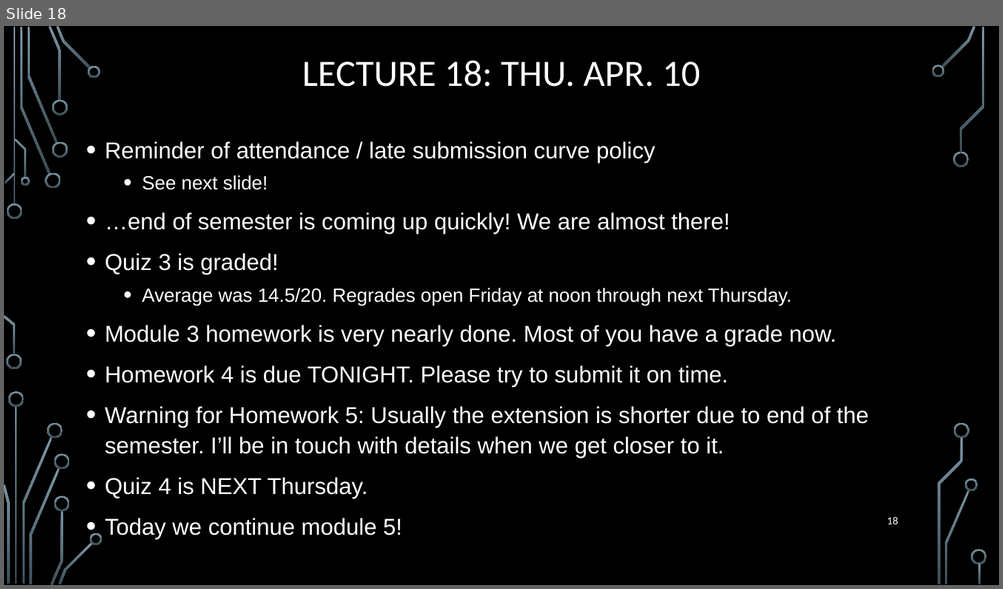
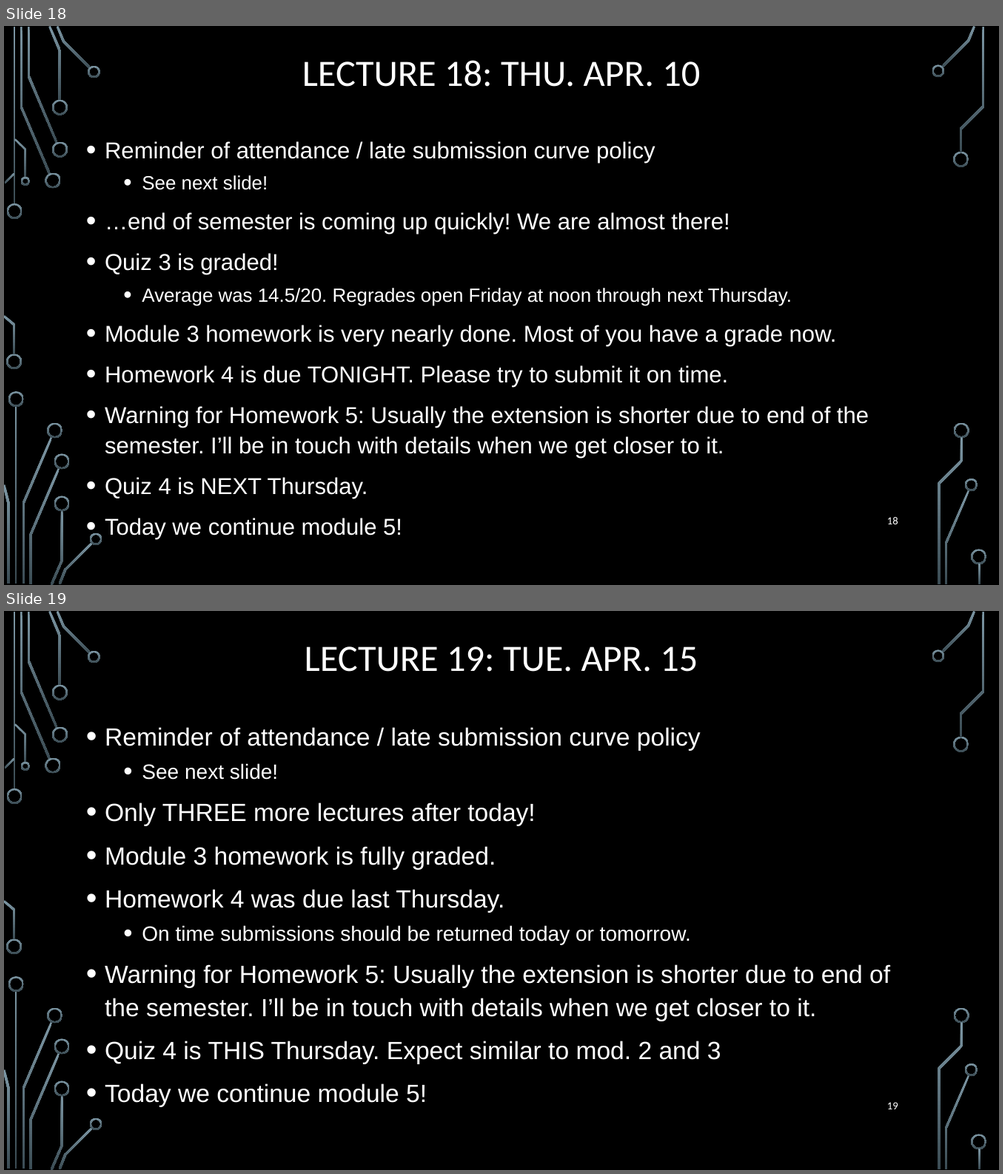
Before and after one commit to markfloryan/dmt2, a slide deck: slides/00-DailyAnnouncements.pptx. Shown one above the other, each under a label of ours: slide 18 before the commit, slides 18 and 19 after it. The pictures are 1003x589 and 1003x1174 pixels, drawn with LibreOffice and Linux fonts; fonts in the diff are those of the drawing; background and template pictures are left out. Boxes give left, top, right and bottom in pixels: in the first picture for what was removed or moved away, otherwise in the second. Text is boxed around its words. In the diff, an @@ line names an element or a change of style, - is before the commit and + after.

```diff
--- a/slides/00-DailyAnnouncements.pptx
+++ b/slides/00-DailyAnnouncements.pptx
@@ slide 19 added at (x1=4, y1=611, x2=999, y2=1170), background picture (left out); not listed: 36 template elements that a slide beside it also shows @@
@@ title added at (x1=304, y1=647, x2=697, y2=672), 36 pt, text #FFFFFF @@
+LECTURE 19: TUE. APR. 15
@@ text added at (x1=105, y1=727, x2=890, y2=1108), 24 pt, text #FFFFFF @@
+• Reminder of attendance / late submission curve policy
+  • See next slide!
+• Only THREE more lectures after today!
+• Module 3 homework is fully graded.
+• Homework 4 was due last Thursday.
+  • On time submissions should be returned today or tomorrow.
+• Warning for Homework 5: Usually the extension is shorter due to end of the semester. I’ll be in touch with details when we get closer to it.
+• Quiz 4 is THIS Thursday. Expect similar to mod. 2 and 3
+• Today we continue module 5!
@@ page number added at (x1=887, y1=1102, x2=898, y2=1110), 10.5 pt, text #FFFFFF @@
+19
```
Also in this commit, not shown: 1 slide changed, 1 other file.
